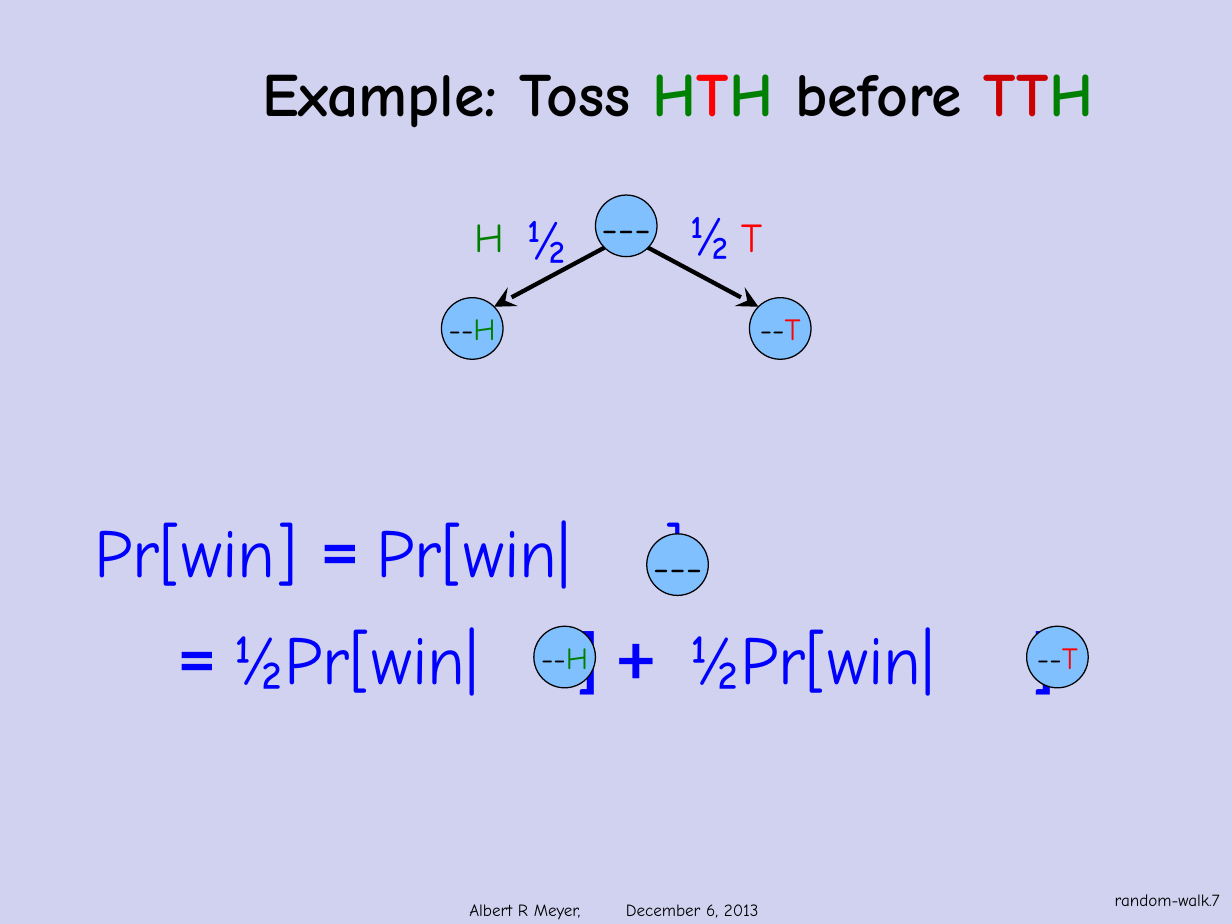
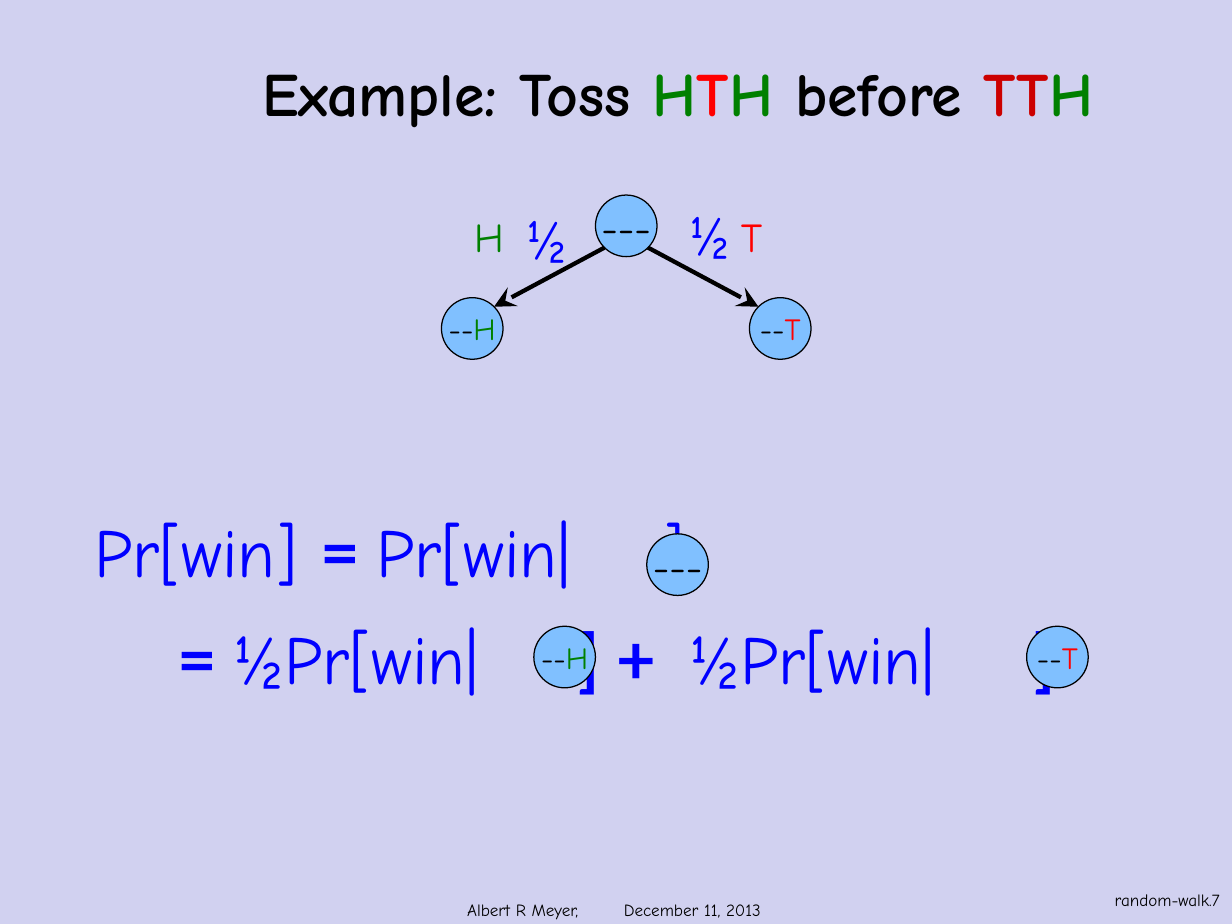
Before and after one commit to armeyer/mcs_web, a slide deck: slide 7 of fall13/slidesF13/random-walks.pptx. Drawn at 1232x924 pixels with LibreOffice and Linux fonts; fonts in the diff are those of the drawing; background and template pictures are left out. Boxes give left, top, right and bottom in pixels: in the first picture for what was removed or moved away, otherwise in the second. Text is boxed around its words. In the diff, an @@ line names an element or a change of style, - is before the commit and + after.

```diff
--- a/fall13/slidesF13/random-walks.pptx
+++ b/fall13/slidesF13/random-walks.pptx
@@ text at (467,904,761,920): text changed @@
-Albert R Meyer, December 6, 2013
+Albert R Meyer, December 11, 2013
```
Also in this commit, not shown: 12 other slides changed, 2 other files.
